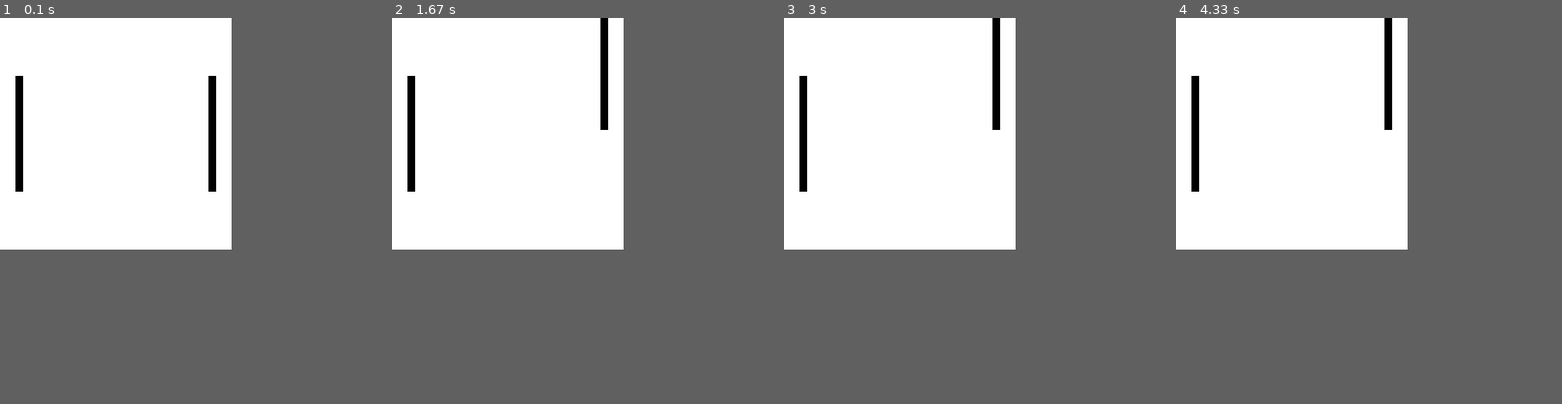
Above: before the commit, frames 1-4 (left to right).
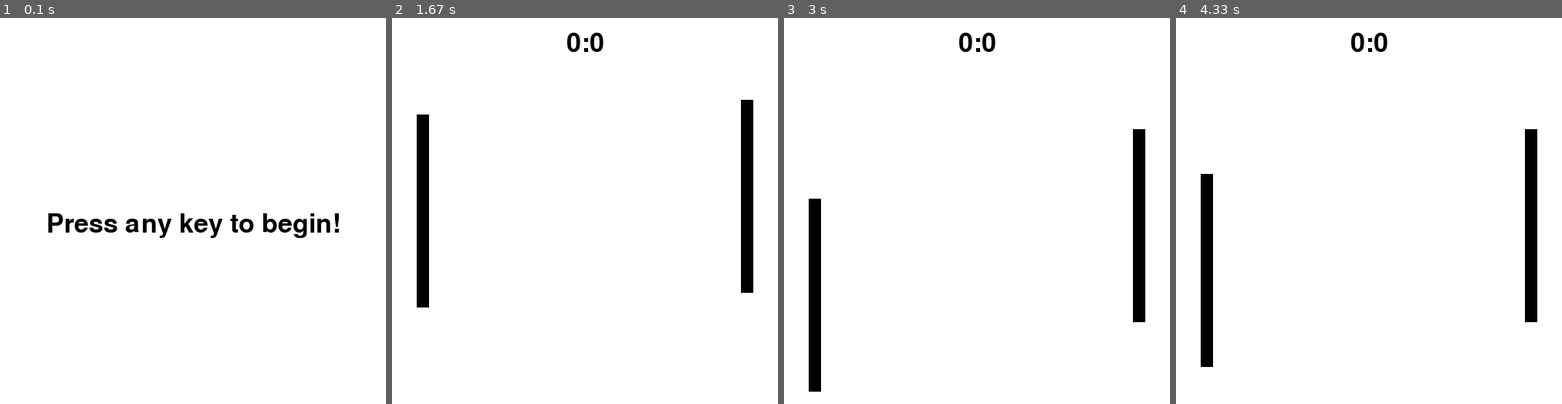
Above: after the commit, the same moments.

Repository: Chazz22/PygameTests
Game: pygame game, started from Pong.py
Same seed, same stepped clock (60 frames per second), same inputs: the game is played once before the commit and once after it.
Inputs:
- Up to frame 1 (0.1 s): no input
- Up to frame 2 (1.67 s): hold Up 0.33-0.8 s; hold Down 0.83-1.13 s; hold Up 1.17-1.53 s; hold Down from 1.57 s (still down)
- Up to frame 3 (3 s): release Down at 1.93 s; hold Up 1.97-2.27 s; tap S at 2.3 s; hold Down 2.63-2.93 s; hold S 2.63-2.93 s; hold Up from 2.97 s (still down); hold W from 2.97 s (still down)
- Up to frame 4 (4.33 s): release Up at 3.33 s; release W at 3.33 s; hold Down 3.37-3.73 s; hold S 3.37-3.73 s; hold Up 3.77-4.07 s; hold W 3.77-4.07 s; hold Down from 4.1 s (still down); hold S from 4.1 s (still down)
In our replay, the window is 300x300 before the commit and 500x500 after it. These sizes can differ from the game's own. Grey fills any space a smaller window leaves; there, only what the larger window draws over its background counts as a difference.

The runs differ from the first frame. In frame 1, 2.9% of the frame differs, in the area x 4-88%, y 15-57%; in frame 2, 4.6%, in the area x 4-94%, y 0-75%; in frame 3, 4.6%; in frame 4, 4.6%.

Commit message:
Fixed Pong movement

Diff:
--- a/Pong.py
+++ b/Pong.py
@@ -2,7 +2,7 @@
 
 import pygame
 
-display_size = 300
+display_size = 500
 fps = 30
 
 ball = display_size // 30
@@ -19,6 +19,8 @@
         self.game_exit = False
         self.game_over = False
 
+        self.game_started = False
+
         self.clock = None
         self.font = None
         self.game_display = None
@@ -32,19 +34,45 @@
         self.player1_ychange = 0
         self.player2_ychange = 0
 
+        self.player1_score = 0
+        self.player2_score = 0
+
         self.game_loop()
 
     def draw_players(self):
         pygame.draw.rect(self.game_display, black, [self.player1_pos_x, self.player1_pos_y, ball, bar_height])
         pygame.draw.rect(self.game_display, black, [self.player2_pos_x, self.player2_pos_y, ball, bar_height])
 
+    def scoreboard(self):
+        text = self.font.render('{}:{}'.format(self.player1_score, self.player2_score), True, black)
+        self.game_display.blit(text, ((display_size // 2) - (text.get_rect().width // 2), ball))
+
+    def send_centered_message(self, msg):
+        text = self.font.render(msg, True, black)
+        self.game_display.blit(text, ((display_size // 2) - (text.get_rect().width // 2), display_size // 2))
+
     def game_loop(self):
 
         pygame.init()
 
         self.clock = pygame.time.Clock()
+        self.font = pygame.font.Font(None, display_size // 10)
         self.game_display = pygame.display.set_mode((display_size, display_size))
         pygame.display.set_caption('Pong')
+
+        while not self.game_started:
+
+            for event in pygame.event.get():
+                if event.type == pygame.QUIT:
+                    pygame.quit()
+                    quit()
+                if event.type == pygame.KEYDOWN:
+                    self.game_started = True
+
+            self.game_display.fill(white)
+            self.send_centered_message('Press any key to begin!')
+
+            pygame.display.update()
 
         while not self.game_exit:
 
@@ -56,22 +84,34 @@
                 # Movement
                 if event.type == pygame.KEYDOWN:
                     if event.key == pygame.K_DOWN:
-                        if self.player2_ychange != 0:
-                            self.player2_ychange = 0
+                        self.player2_ychange = 0
                         self.player2_ychange += ball
-                    if event.key == pygame.K_UP:
-                        if self.player2_ychange != 0:
-                            self.player2_ychange = 0
+                    elif event.key == pygame.K_UP:
+                        self.player2_ychange = 0
                         self.player2_ychange += -ball
+                    elif event.key == pygame.K_w:
+                        self.player1_ychange = 0
+                        self.player1_ychange += -ball
+                    elif event.key == pygame.K_s:
+                        self.player1_ychange = 0
+                        self.player1_ychange += ball
 
-            if self.player2_pos_y < 0 or self.player2_pos_y > (display_size - bar_height):
-                self.player2_ychange = 0
+            if self.player2_pos_y < 0:
+                self.player2_pos_y = 0
+            elif self.player2_pos_y > (display_size - bar_height):
+                self.player2_pos_y = display_size - bar_height
+
+            if self.player1_pos_y < 0:
+                self.player1_pos_y = 0
+            elif self.player1_pos_y > (display_size - bar_height):
+                self.player1_pos_y = display_size - bar_height
 
             self.player1_pos_y += self.player1_ychange
             self.player2_pos_y += self.player2_ychange
 
             self.game_display.fill(white)
             self.draw_players()
+            self.scoreboard()
 
             pygame.display.update()
             self.clock.tick(fps)
